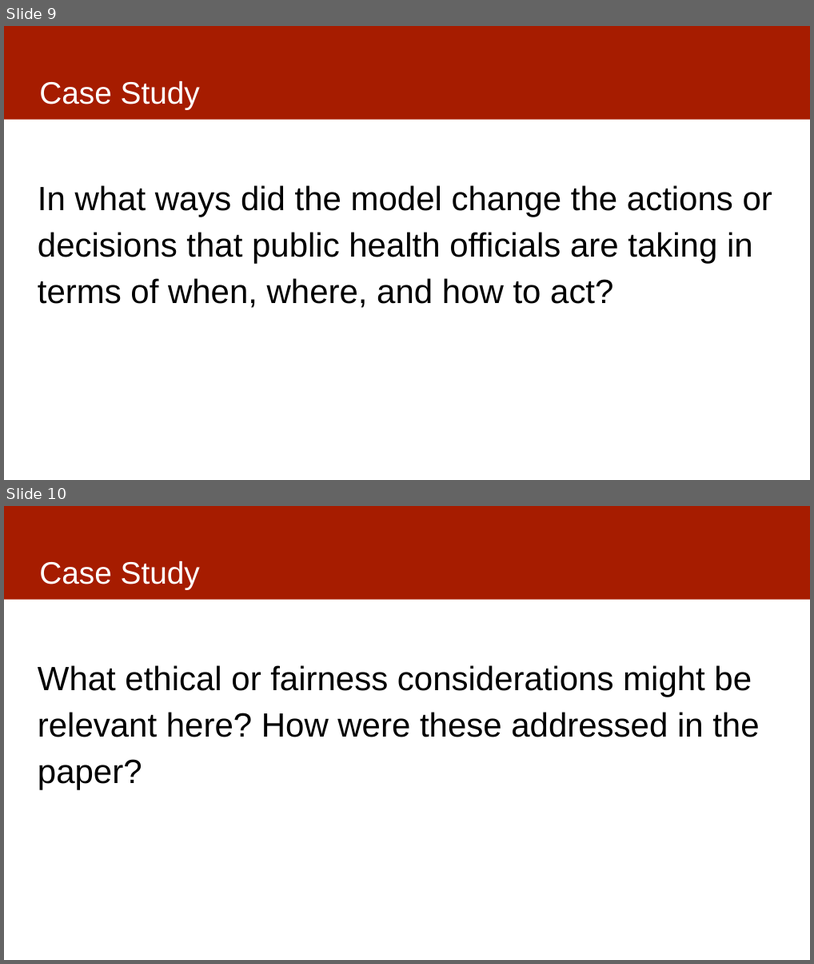
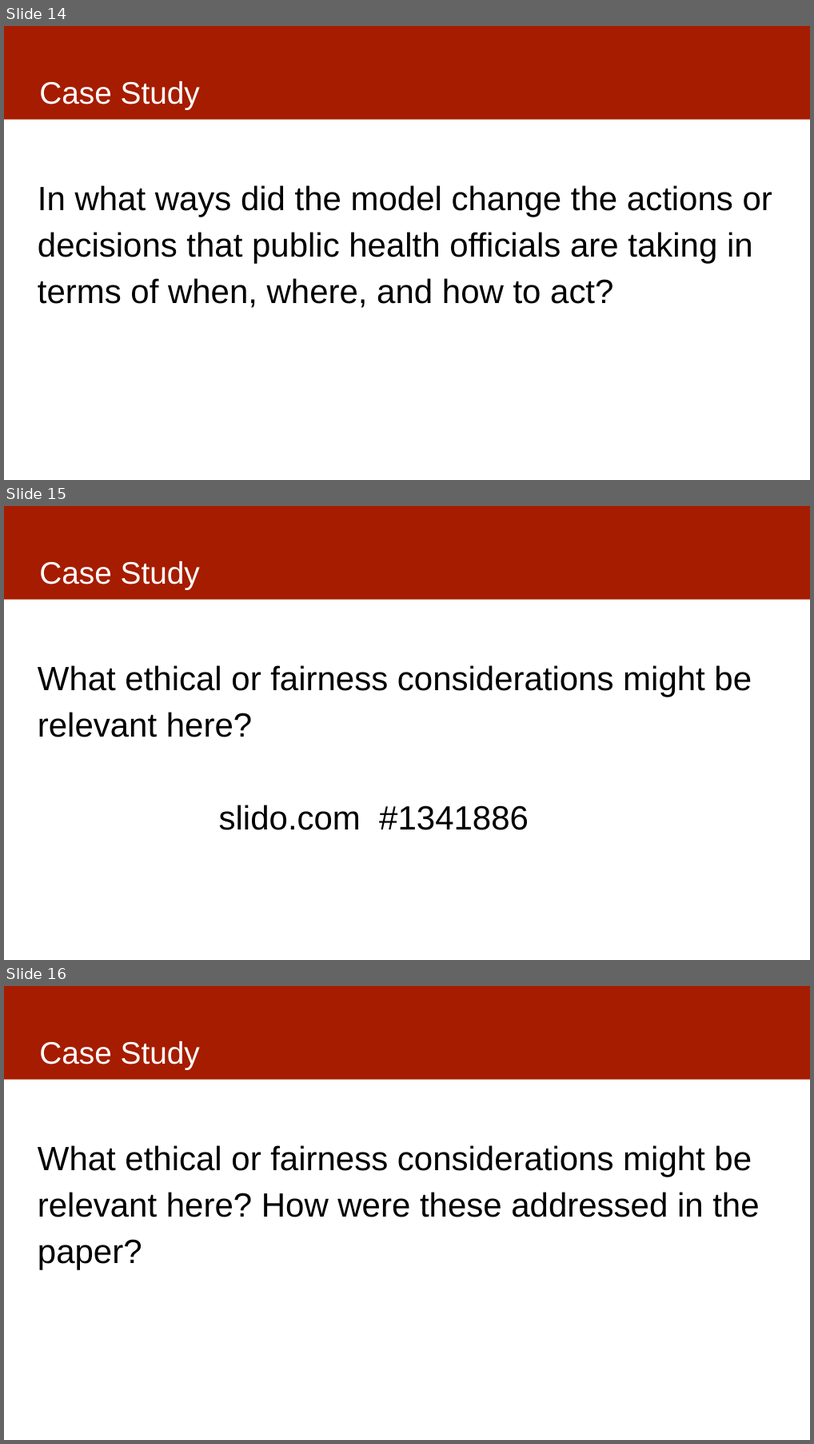
Before and after one commit to dssg/mlforpublicpolicylab, a slide deck: Lectures/03-casestudies.pptx. Shown one above the other, each under a label of ours: slides 9 and 10 before the commit, slides 14, 15 and 16 after it. The pictures are 814x964 and 814x1444 pixels, drawn with LibreOffice and Linux fonts; fonts in the diff are those of the drawing. Boxes give left, top, right and bottom in pixels: in the first picture for what was removed or moved away, otherwise in the second. Text is boxed around its words. In the diff, an @@ line names an element or a change of style, - is before the commit and + after.

```diff
--- a/Lectures/03-casestudies.pptx
+++ b/Lectures/03-casestudies.pptx
@@ slide 15 added at (x1=4, y1=506, x2=810, y2=960), background #FFFFFF; not listed: 1 template element that a slide beside it also shows @@
@@ title added at (x1=39, y1=561, x2=200, y2=590), 37 pt, text #FFFFFF @@
+Case Study
@@ text added at (x1=38, y1=665, x2=752, y2=830), 40 pt, text #000000 @@
+What ethical or fairness considerations might be relevant here?
+slido.com #1341886
@@ what was slide 9 is now slide 14 @@
@@ what was slide 10 is now slide 16 @@
```
Also in this commit, not shown: 2 slides changed, 7 other slides added.
